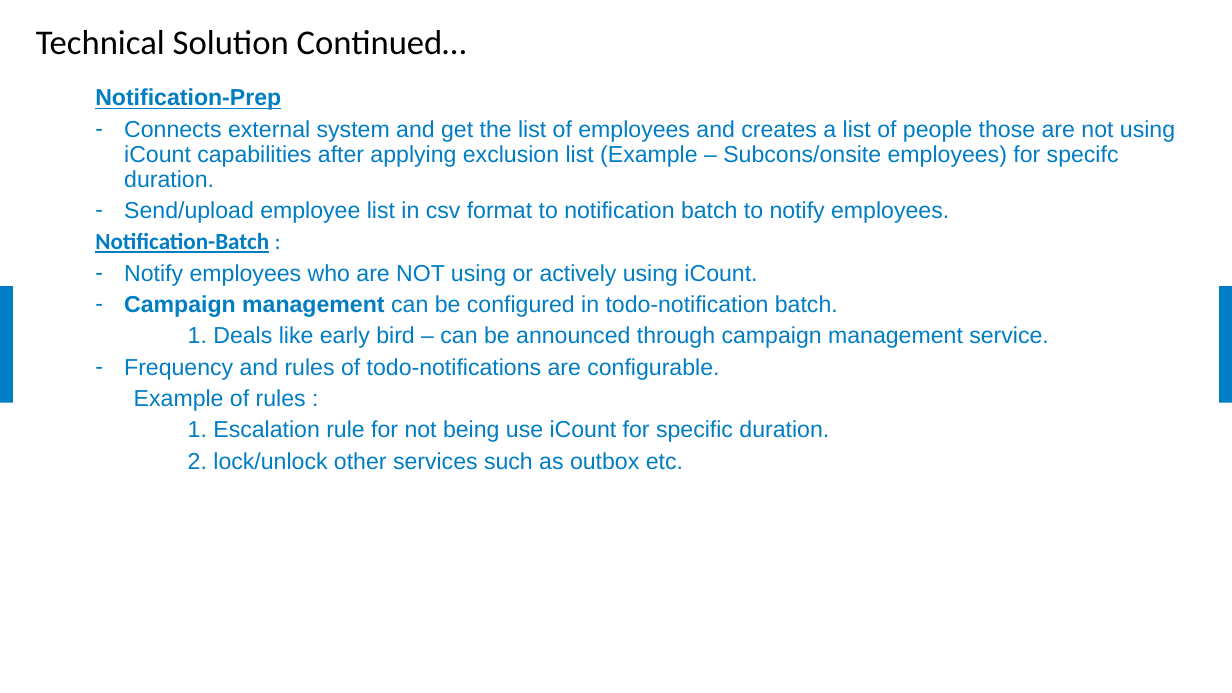
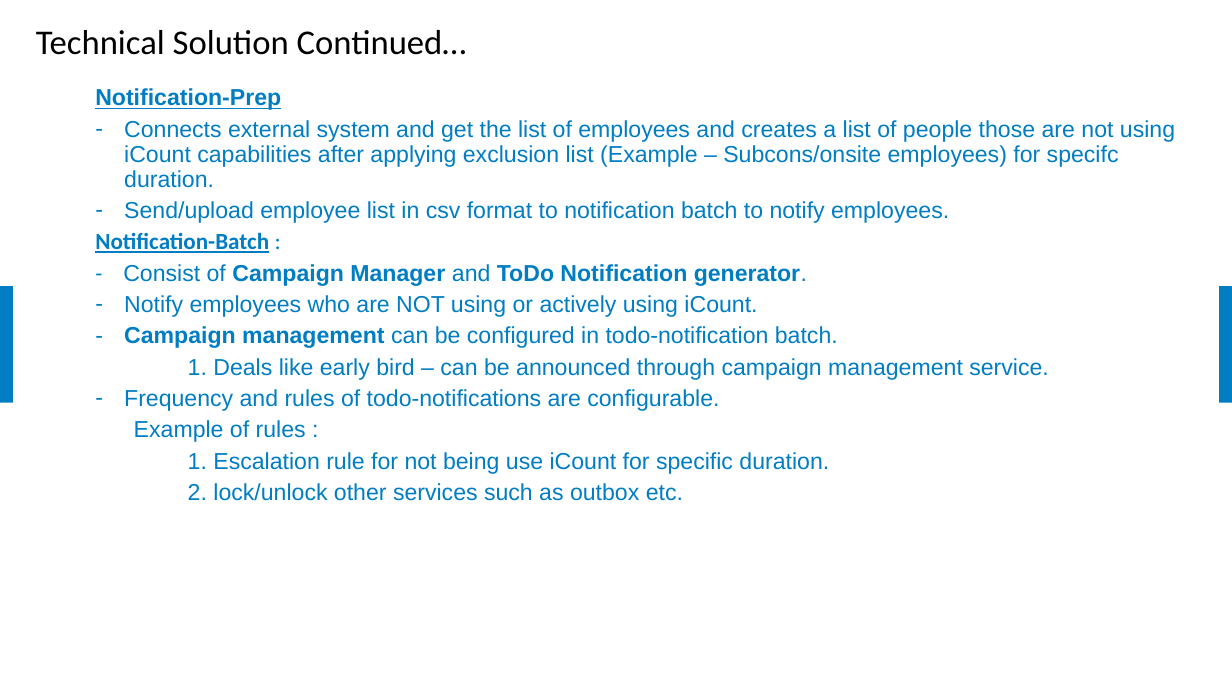
Before and after one commit to samratbasu2019/iSoreDesignArtifacts, a slide deck: slide 16 of iSolve-iCount-Hackathon_Solution.pptx. Drawn at 1232x693 pixels with LibreOffice and Linux fonts; fonts in the diff are those of the drawing; background and template pictures are left out. Boxes give left, top, right and bottom in pixels: in the first picture for what was removed or moved away, otherwise in the second. Text is boxed around its words. In the diff, an @@ line names an element or a change of style, - is before the commit and + after.

```diff
--- a/iSolve-iCount-Hackathon_Solution.pptx
+++ b/iSolve-iCount-Hackathon_Solution.pptx
@@ text at (x1=123, y1=264, x2=807, y2=286): paragraph added @@
+  - Consist of Campaign Manager and ToDo Notification generator.
```
Also in this commit, not shown: 2 other slides changed.
